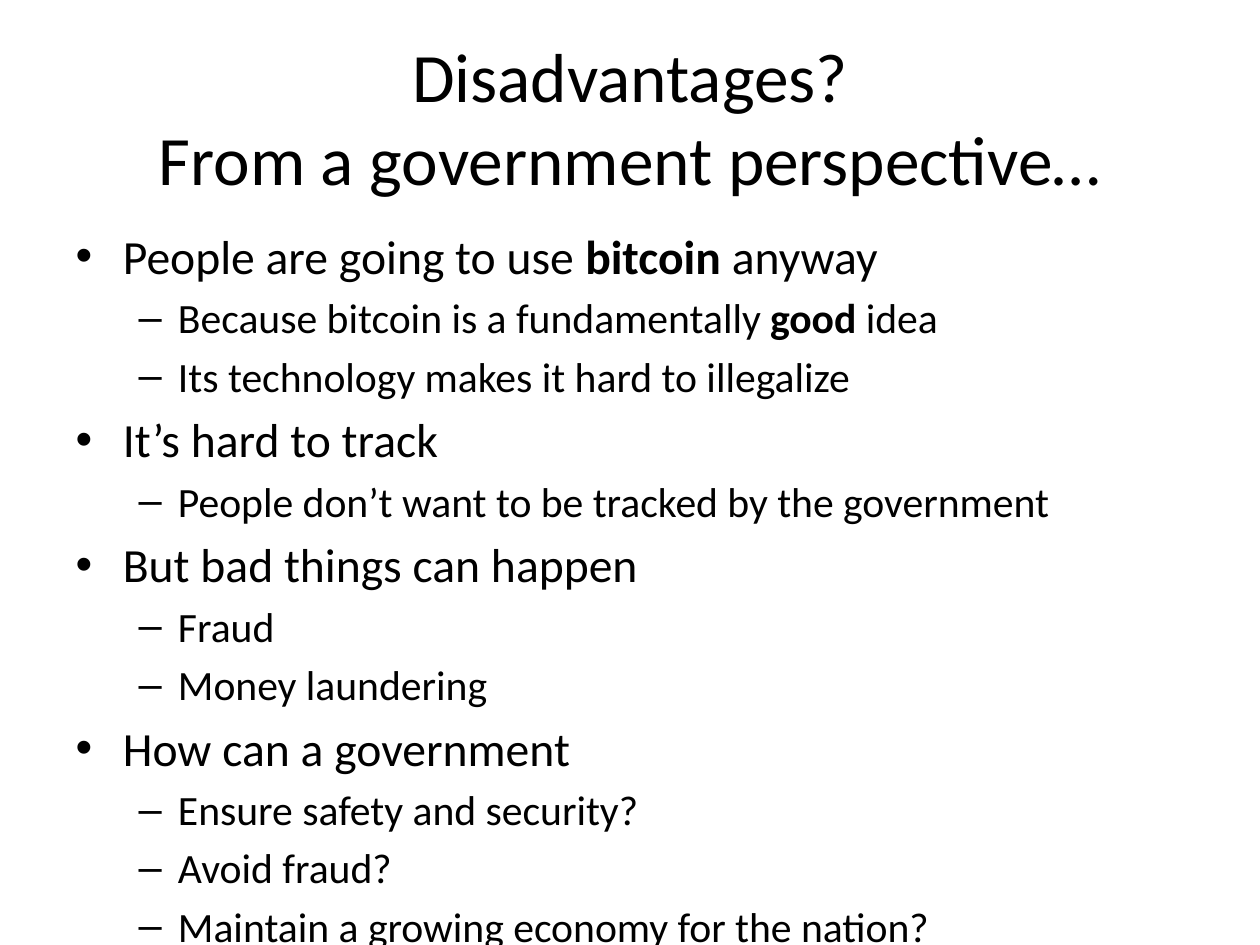
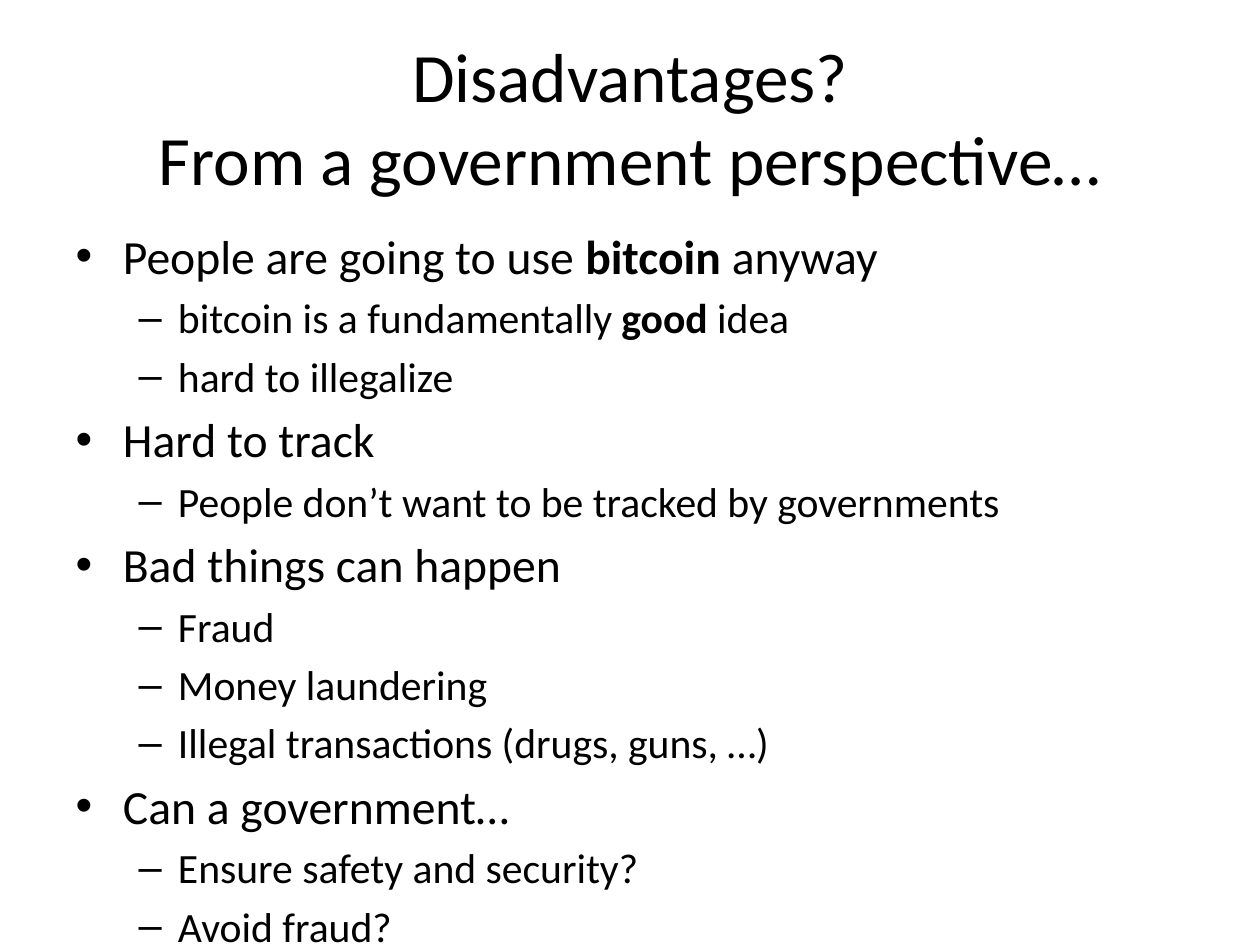
Before and after one commit to dionyziz/ntua-crypto, a slide deck: slide 9 of bitcoin-en.pptx. Drawn at 1260x945 pixels with LibreOffice and Linux fonts; fonts in the diff are those of the drawing. Boxes give left, top, right and bottom in pixels: in the first picture for what was removed or moved away, otherwise in the second. Text is boxed around its words. In the diff, an @@ line names an element or a change of style, - is before the commit and + after.

```diff
--- a/bitcoin-en.pptx
+++ b/bitcoin-en.pptx
@@ text at (123, 303, 999, 591): text changed @@
-  – Because bitcoin is a fundamentally good idea
-  – Its technology makes it hard to illegalize
-• It’s hard to track
-  – People don’t want to be tracked by the government
-• But bad things can happen
+  – bitcoin is a fundamentally good idea
+  – hard to illegalize
+• Hard to track
+  – People don’t want to be tracked by governments
+• Bad things can happen
@@ text at (123, 728, 718, 833): text changed; size 27.2 to 23.8 pt @@
-• How can a government
+  – Illegal transactions (drugs, guns, …)
+• Can a government…
```
Also in this commit, not shown: 15 other slides changed, 1 other file.
